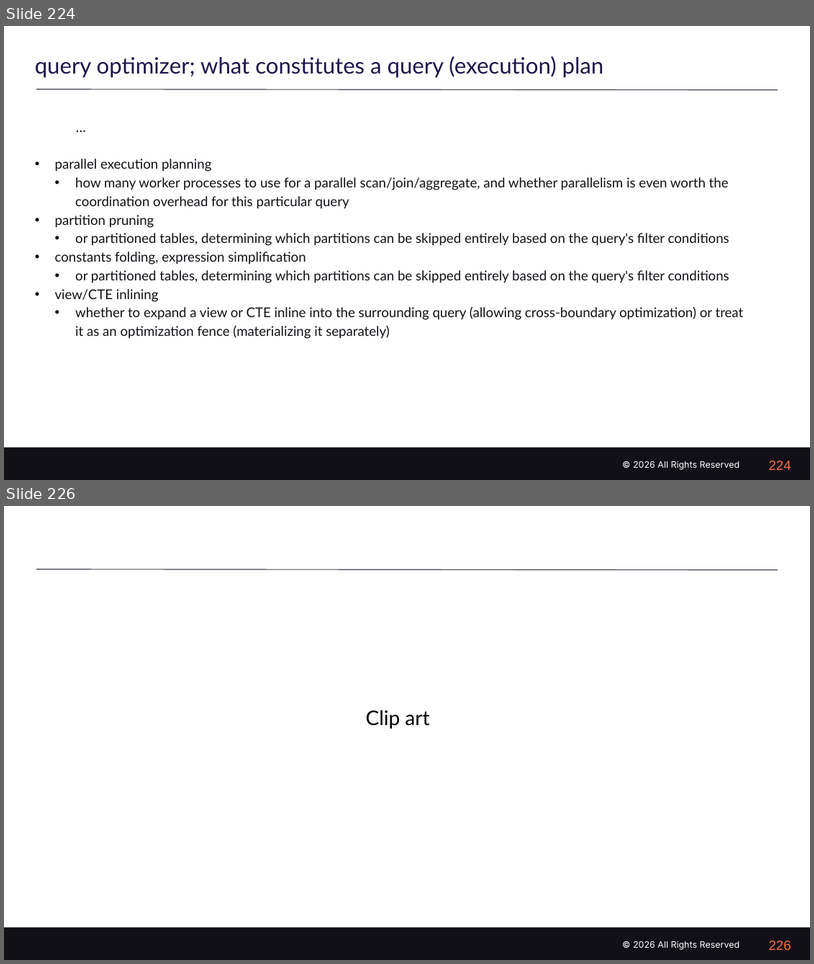
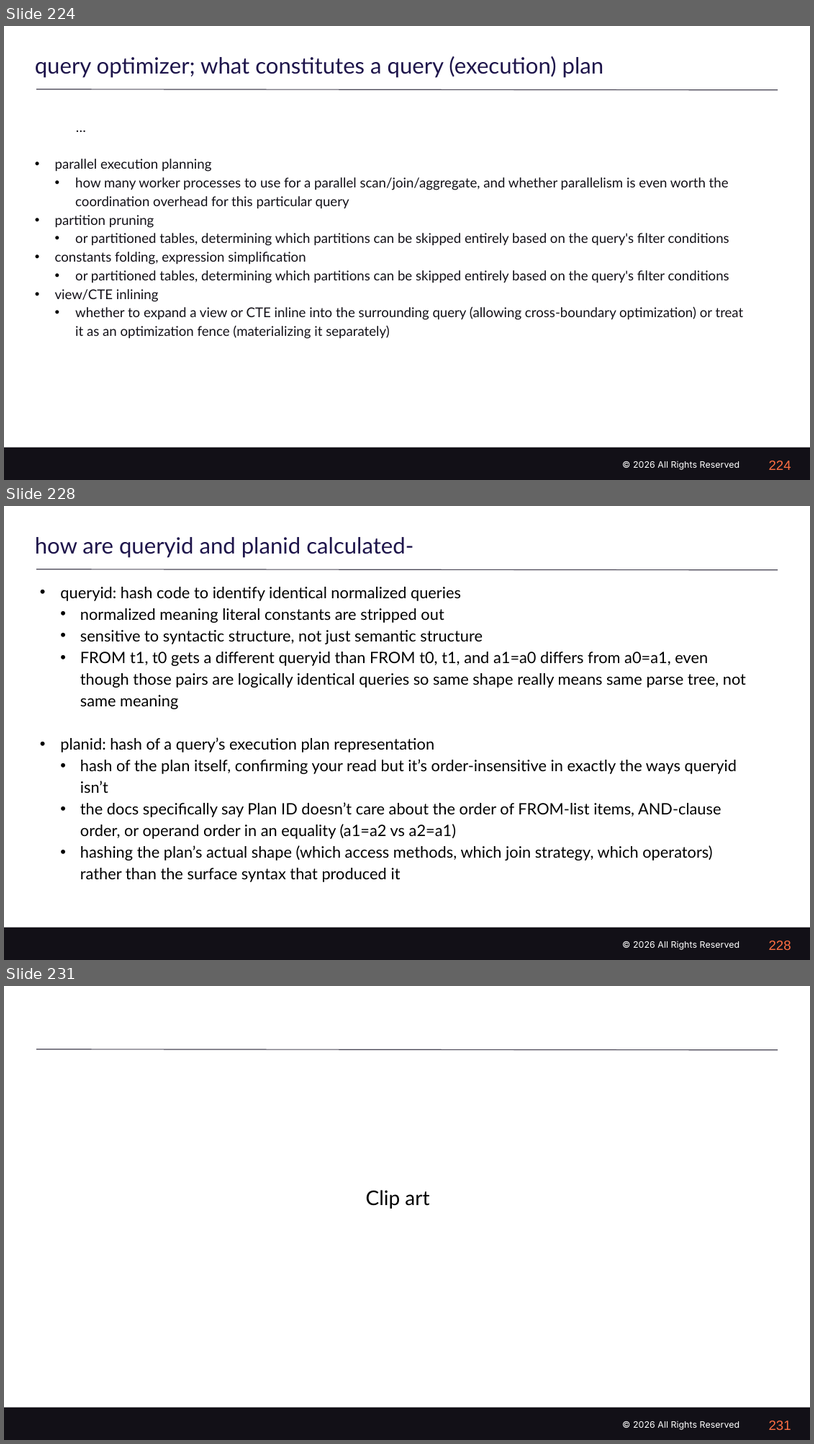
Before and after one commit to farrell0/query-optimizer, a slide deck: 48_slides/04 - My Slides for this demo v1.pptx. Shown one above the other, each under a label of ours: slides 224 and 226 before the commit, slides 224, 228 and 231 after it; the slides between them are not shown. The pictures are 814x964 and 814x1444 pixels, drawn with LibreOffice and Linux fonts; fonts in the diff are those of the drawing; background and template pictures are left out. Boxes give left, top, right and bottom in pixels: in the first picture for what was removed or moved away, otherwise in the second. Text is boxed around its words. In the diff, an @@ line names an element or a change of style, - is before the commit and + after.

```diff
--- a/48_slides/04 - My Slides for this demo v1.pptx
+++ b/48_slides/04 - My Slides for this demo v1.pptx
@@ slide 228 added at [4,506,810,960], background #FFFFFF; not listed: 3 template elements that a slide beside it also shows @@
@@ title added at [35,537,414,557], 20 pt, text #1E154B @@
+how are queryid and planid calculated-
@@ text added at [60,587,746,882], 14 pt, text #000000 @@
+• queryid: hash code to identify identical normalized queries
+• normalized meaning literal constants are stripped out
+• sensitive to syntactic structure, not just semantic structure
+• FROM t1, t0 gets a different queryid than FROM t0, t1, and a1=a0 differs from a0=a1, even though those pairs are logically identical queries so same shape really means same parse tree, not same meaning
+• planid: hash of a query’s execution plan representation
+• hash of the plan itself, confirming your read but it’s order-insensitive in exactly the ways queryid isn’t
+• the docs specifically say Plan ID doesn’t care about the order of FROM-list items, AND-clause order, or operand order in an equality (a1=a2 vs a2=a1)
+• hashing the plan’s actual shape (which access methods, which join strategy, which operators) rather than the surface syntax that produced it
@@ page number added at [769,940,792,950], 12 pt, text #FF6E42 @@
+228
@@ what was slide 226 is now slide 231 @@
@@ page number at [769,1420,792,1430]: text changed @@
-226
+231
```
Also in this commit, not shown: 2 slides changed, 5 other slides added, 1 slide removed.
